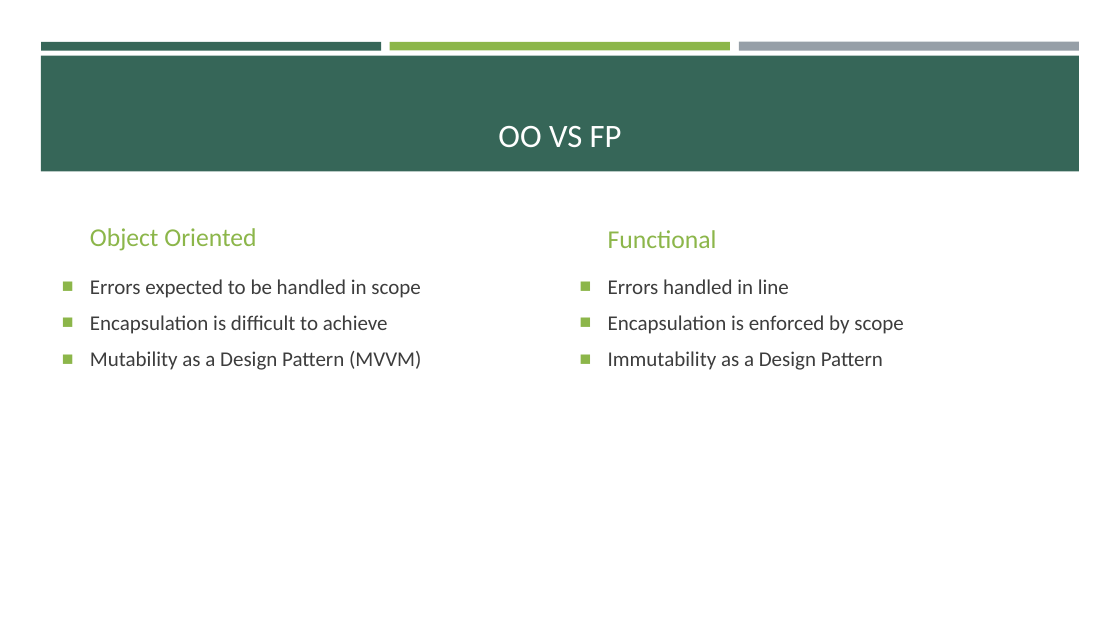
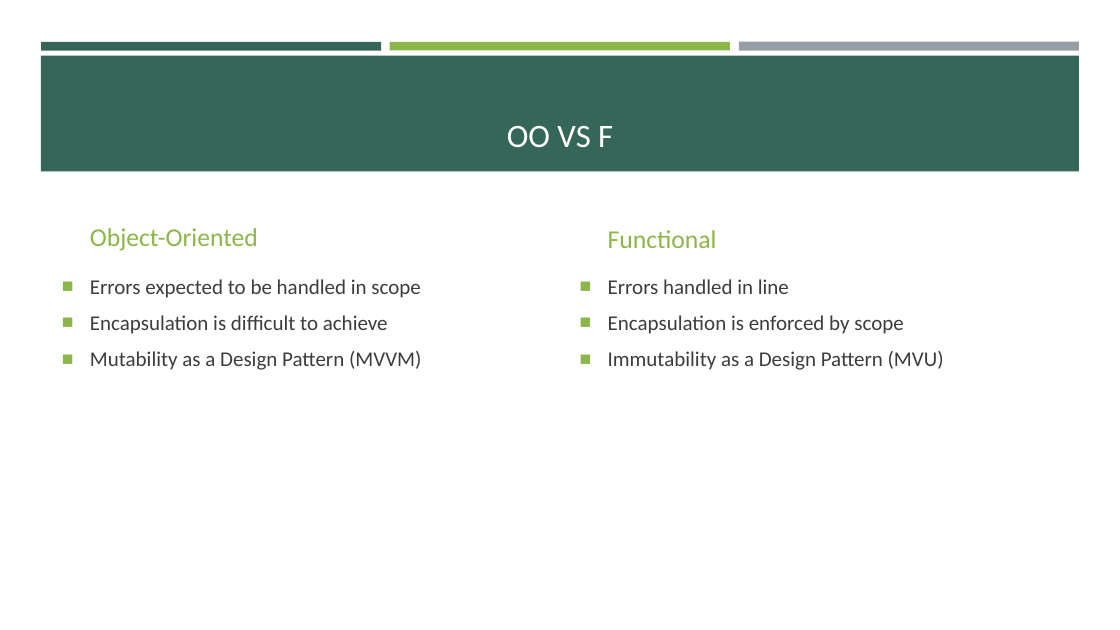
Before and after one commit to RLittlesII/talks, a slide deck: slide 11 of functional-programming/reactiveui/object-functional-programming/OOP.to.OFP.pptx (slide 10 before the commit). Drawn at 1120x630 pixels with LibreOffice and Linux fonts; fonts in the diff are those of the drawing. Boxes give left, top, right and bottom in pixels: in the first picture for what was removed or moved away, otherwise in the second. Text is boxed around its words. In the diff, an @@ line names an element or a change of style, - is before the commit and + after.

```diff
--- a/functional-programming/reactiveui/object-functional-programming/OOP.to.OFP.pptx
+++ b/functional-programming/reactiveui/object-functional-programming/OOP.to.OFP.pptx
@@ title at [507, 126, 613, 147]: text changed @@
-OO VS FP
+OO VS F
@@ text at [90, 228, 258, 251]: text changed @@
-Object Oriented
+Object-Oriented
@@ text at [608, 351, 944, 370]: text changed @@
-■ Immutability as a Design Pattern
+■ Immutability as a Design Pattern (MVU)
```
Also in this commit, not shown: 1 other slide changed, 4 slides added.
